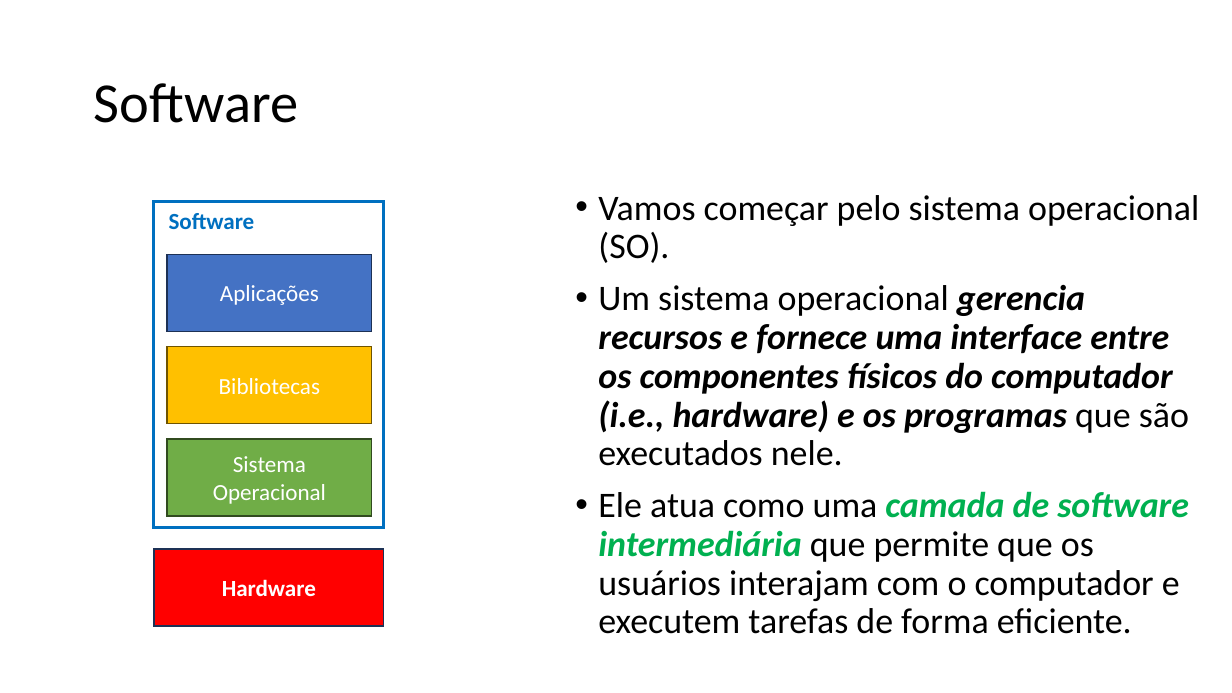
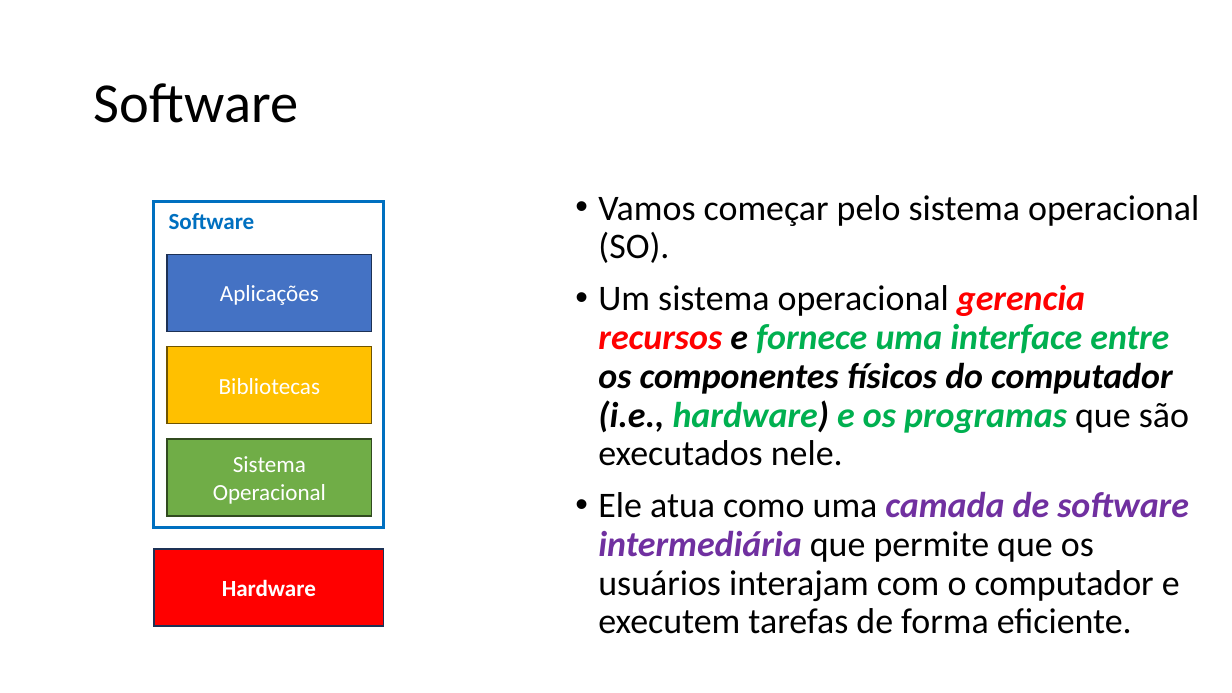
Before and after one commit to zz4fap/tp557-iot-ml, a slide deck: slide 31 of slides/TP557_2_Desafios_do_TinyML_sistemas_embarcados.pptx (slide 30 before the commit). Drawn at 1232x693 pixels with LibreOffice and Linux fonts; fonts in the diff are those of the drawing. Boxes give left, top, right and bottom in pixels: in the first picture for what was removed or moved away, otherwise in the second. Text is boxed around its words. In the diff, an @@ line names an element or a change of style, - is before the commit and + after.

```diff
--- a/slides/TP557_2_Desafios_do_TinyML_sistemas_embarcados.pptx
+++ b/slides/TP557_2_Desafios_do_TinyML_sistemas_embarcados.pptx
@@ text at <box>598,285,1189,634</box>: text colour #000000 to #FF0000 in "gerencia recursos"; text colour #000000 to #00B050 in "fornece uma interface entre hardware) e os ..."; text colour #00B050 to #7030A0 in "camada de software intermediária" @@
```
Also in this commit, not shown: 24 other slides changed, 4 slides added, 1 other file.
